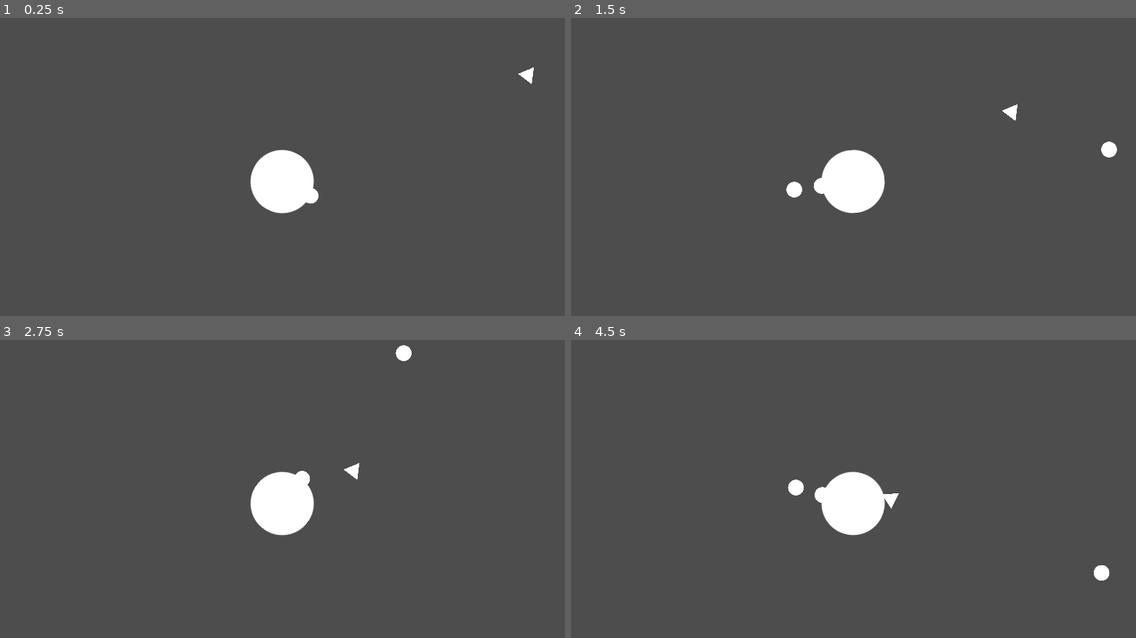
Above: before the commit, frames 1-4 (two rows, left to right).
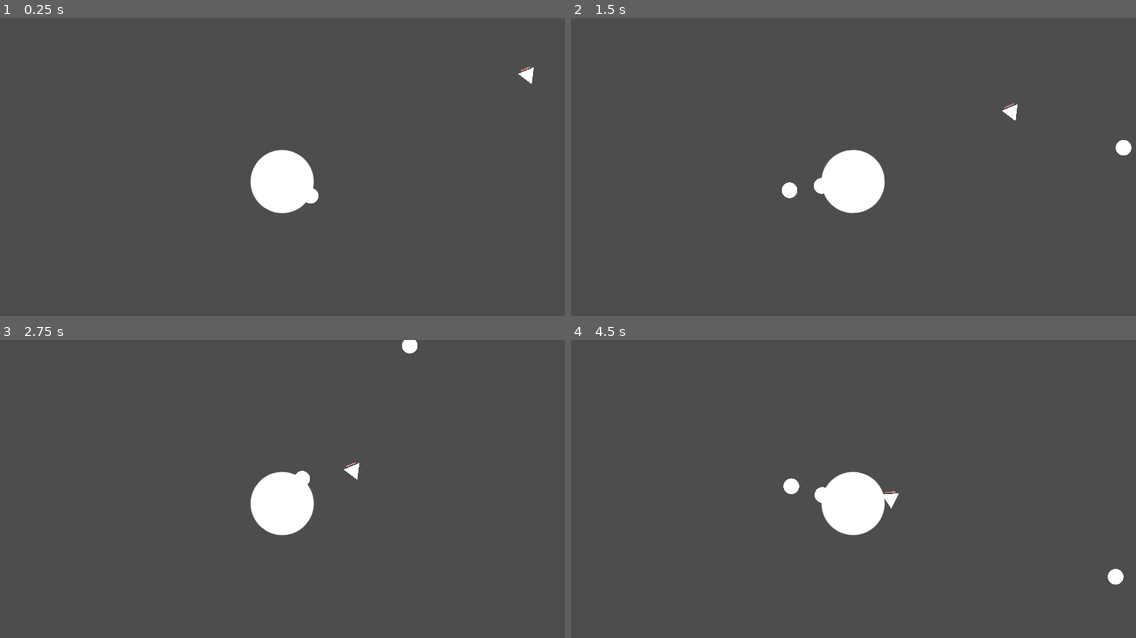
Above: after the commit, the same moments.

Repository: BonsenW/godot-static-shooter
Game: Godot game, scene res://scenes/levels/level.tscn
The game is run twice, just before and just after one commit, with the same random seed, the same clock (stepped at 60 frames per second) and the same inputs.
Inputs (mouse positions are in pixels of both pictures, inside the frame that each line leads up to):
- Up to frame 1 (0.25 s): no input
- Up to frame 2 (1.5 s): move the mouse to (983, 164) at 0.52 s; click (983, 164) at 0.6 s; move the mouse to (734, 196) at 1.27 s; click (734, 196) at 1.35 s
- Up to frame 3 (2.75 s): move the mouse to (339, 432) at 2.02 s; click (339, 432) at 2.1 s
- Up to frame 4 (4.5 s): move the mouse to (825, 569) at 2.77 s; click (825, 569) at 2.85 s; move the mouse to (1028, 551) at 3.52 s; click (1028, 551) at 3.6 s; move the mouse to (678, 453) at 4.27 s; click (678, 453) at 4.35 s

The runs differ from the first frame. In frame 1, less than 0.1% of the frame differs, in the area x 92-94%, y 16-18%; in frame 2, 0.3%; in frame 3, 0.2%; in frame 4, 0.3%, in the area x 37-98%, y 46-83%.

Commit message:
Chaged from rigidbody2d to area2d for bullet, started working on health bar

Diff:
--- a/scenes/bullet/bullet.gd
+++ b/scenes/bullet/bullet.gd
@@ -1,8 +1,13 @@
-extends RigidBody2D
+extends Area2D
 
-var damage: int = 0
+var speed: int
+var damage: int
+var direction: Vector2
 
-func _on_body_entered(body: Node) -> void:
+func _process(delta: float) -> void:
+	position += direction * speed * delta
+
+func _on_body_entered(body: Node2D) -> void:
 	if body.has_method("hit"):
 		body.hit(damage)
 		queue_free()
--- a/scenes/bullet/bullet.tscn
+++ b/scenes/bullet/bullet.tscn
@@ -6,13 +6,9 @@
 [sub_resource type="CircleShape2D" id="CircleShape2D_vkvi6"]
 radius = 13.8924
 
-[node name="Bullet" type="RigidBody2D"]
+[node name="Bullet" type="Area2D"]
 collision_layer = 4
 collision_mask = 2
-gravity_scale = 0.0
-can_sleep = false
-max_contacts_reported = 1
-contact_monitor = true
 script = ExtResource("1_k5mtp")
 
 [node name="Sprite2D" type="Sprite2D" parent="."]
--- /dev/null
+++ b/scenes/enemy/Container.gd
@@ -0,0 +1,4 @@
+extends Node2D
+
+func _process(delta):
+	global_rotation = 0
--- a/scenes/enemy/basic_enemy.tscn
+++ b/scenes/enemy/basic_enemy.tscn
@@ -1,7 +1,8 @@
-[gd_scene load_steps=3 format=3 uid="uid://671eug6hhs8p"]
+[gd_scene load_steps=4 format=3 uid="uid://671eug6hhs8p"]
 
 [ext_resource type="Script" path="res://scenes/enemy/basic_enemy.gd" id="1_i78eg"]
 [ext_resource type="Texture2D" uid="uid://cgw04uttxrtco" path="res://assets/PlaceHolderSprites.png" id="2_pp21h"]
+[ext_resource type="Script" path="res://scenes/enemy/Container.gd" id="3_hivu3"]
 
 [node name="BasicEnemy" type="CharacterBody2D"]
 collision_layer = 2
@@ -17,3 +18,32 @@
 
 [node name="CollisionPolygon2D" type="CollisionPolygon2D" parent="."]
 polygon = PackedVector2Array(0, -15, -17, 15, 17, 15)
+
+[node name="Container" type="Control" parent="."]
+layout_mode = 3
+anchors_preset = 8
+anchor_left = 0.5
+anchor_top = 0.5
+anchor_right = 0.5
+anchor_bottom = 0.5
+offset_left = -20.0
+offset_top = -20.0
+offset_right = 20.0
+offset_bottom = 20.0
+grow_horizontal = 2
+grow_vertical = 2
+script = ExtResource("3_hivu3")
+
+[node name="ColorRect" type="ColorRect" parent="Container"]
+layout_mode = 1
+anchors_preset = 12
+anchor_top = 1.0
+anchor_right = 1.0
+anchor_bottom = 1.0
+offset_left = 10.0
+offset_top = -3.0
+offset_right = -10.0
+offset_bottom = -1.0
+grow_horizontal = 2
+grow_vertical = 0
+color = Color(1, 0.521569, 0.521569, 1)
--- a/scenes/levels/level.gd
+++ b/scenes/levels/level.gd
@@ -2,12 +2,11 @@
 
 func _on_player_attack_input_pressed(bullet_path: Resource, spawn_position: Vector2, damage: int, fire_power: int) -> void:
 	# Instantiate the bullet
-	var bullet := bullet_path.instantiate() as RigidBody2D
+	var bullet := bullet_path.instantiate() as Area2D
 	# Set properties of bullet
 	bullet.position = spawn_position
 	bullet.damage = damage
-	# Shoot bullet
-	print(fire_power)
-	bullet.apply_impulse(spawn_position.normalized() * fire_power)
+	bullet.direction = spawn_position.normalized()
+	bullet.speed = fire_power
 	# Add the bullet instance as a child of the current scene
 	add_child(bullet)
